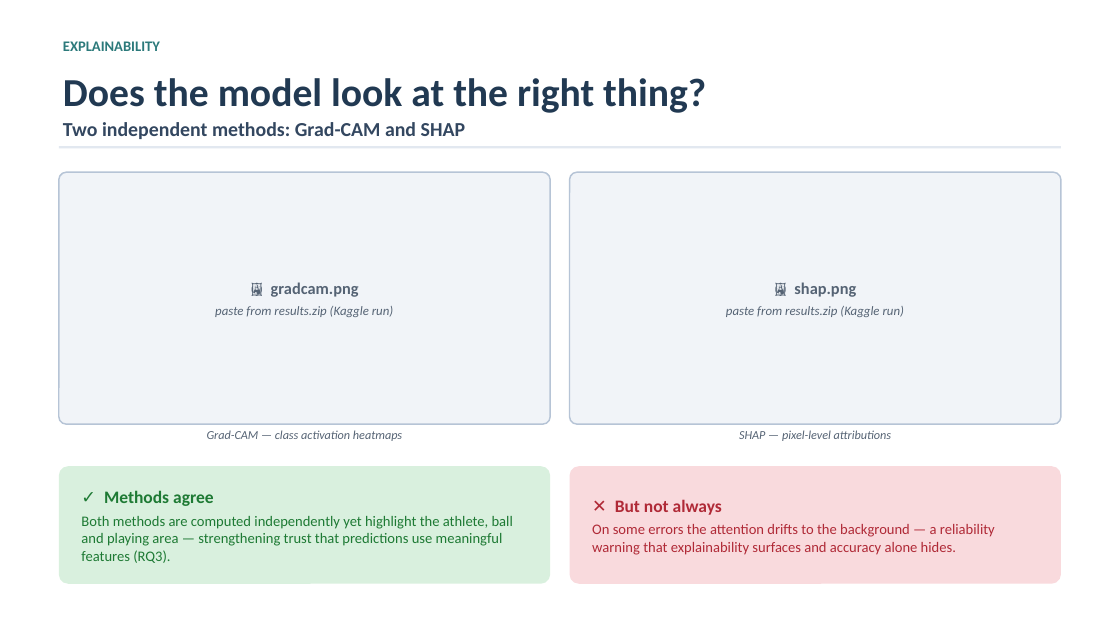
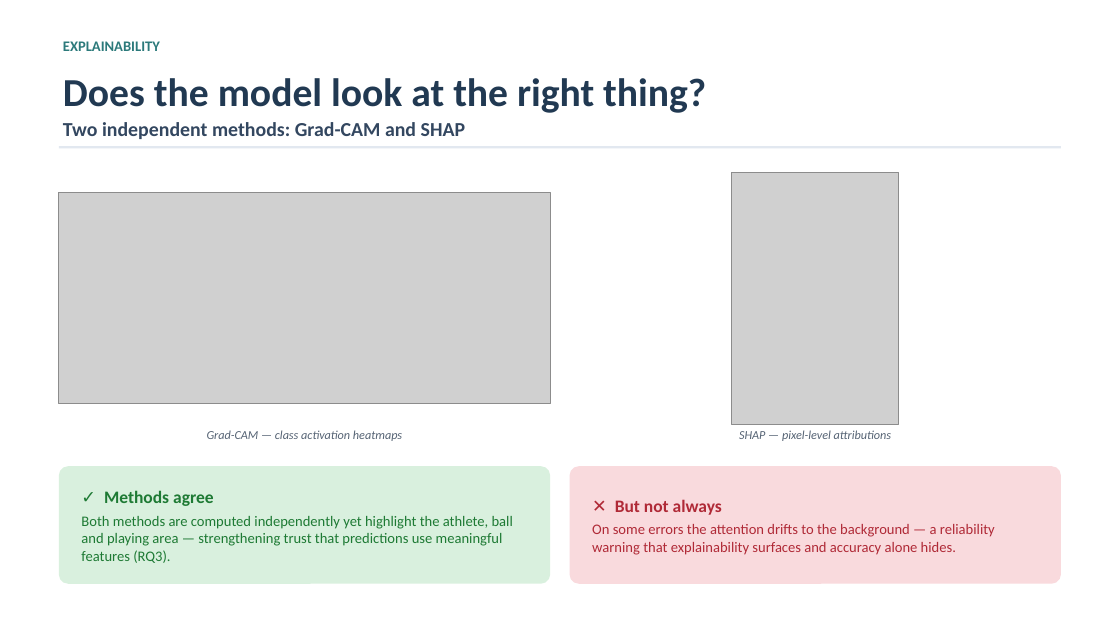
Before and after one commit to ATTezel/explainable-sports-classification, a slide deck: slide 10 of slides/sports_cnn_presentation.pptx. Drawn at 1120x630 pixels with LibreOffice and Linux fonts; fonts in the diff are those of the drawing; grey boxes stand for pictures. Boxes give left, top, right and bottom in pixels: in the first picture for what was removed or moved away, otherwise in the second. Text is boxed around its words. In the diff, an @@ line names an element or a change of style, - is before the commit and + after.

```diff
--- a/slides/sports_cnn_presentation.pptx
+++ b/slides/sports_cnn_presentation.pptx
@@ rounded rectangle removed at (59, 172, 550, 424) @@
@@ rounded rectangle removed at (570, 172, 1061, 424) @@
@@ picture added at (732, 172, 899, 424) @@
@@ picture added at (59, 193, 550, 404) @@
@@ text removed at (215, 282, 393, 317) @@
-🖼 gradcam.png
-paste from results.zip (Kaggle run)
@@ text removed at (726, 282, 904, 317) @@
-🖼 shap.png
-paste from results.zip (Kaggle run)
```
Also in this commit, not shown: 7 other slides changed, 17 other files.
